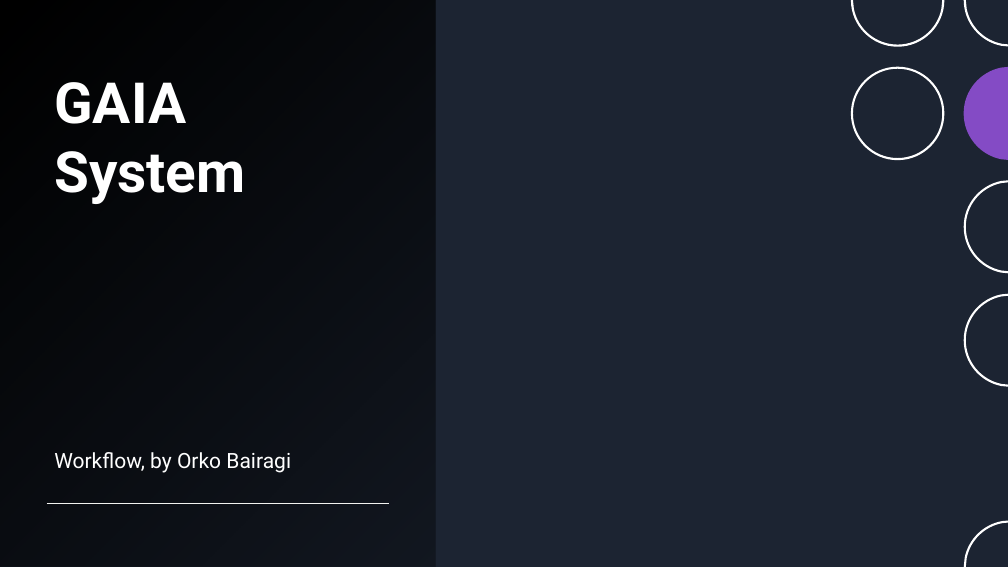
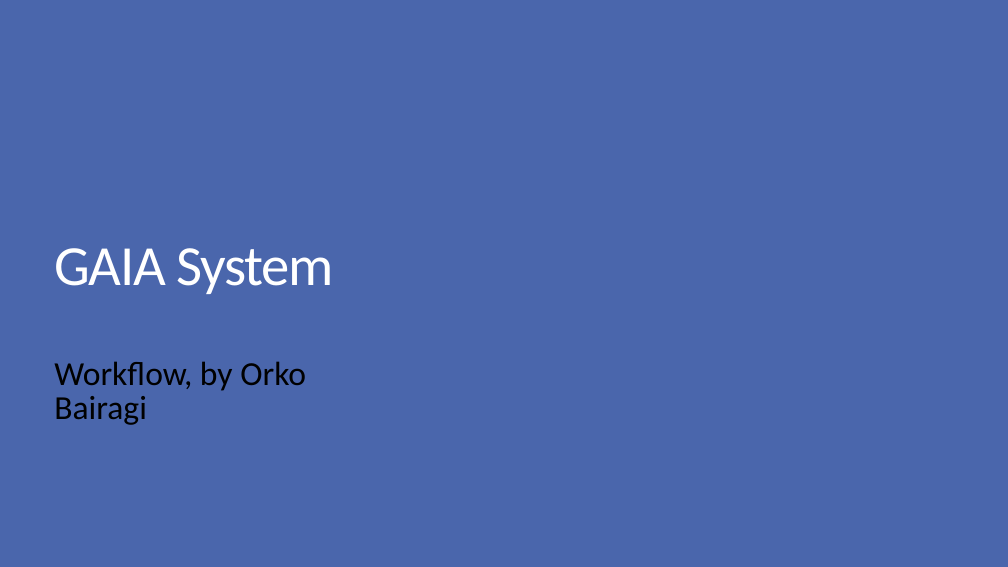
Before and after one commit to Orko24/PLTR_GAIA_4, a slide deck: slide 1 of Workflow/GAIA System.pptx. Drawn at 1008x567 pixels with LibreOffice and Linux fonts; fonts in the diff are those of the drawing; background and template pictures are left out. Boxes give left, top, right and bottom in pixels: in the first picture for what was removed or moved away, otherwise in the second. Text is boxed around its words. In the diff, an @@ line names an element or a change of style, - is before the commit and + after.

```diff
--- a/Workflow/GAIA System.pptx
+++ b/Workflow/GAIA System.pptx
@@ rectangle removed at [0,0,1008,567] @@
@@ rectangle removed at [0,0,436,567] @@
@@ rectangle added at [0,0,1008,567], fill #4A66AC @@
@@ group removed at [513,0,1008,567]: 13 freeform shapes @@
@@ title "GAIA System" at [54,248,334,294]: font Roboto to Calibri, letter spacing 0 to -1.2 pt, bold off; line spacing 1 to 0.8; vertical alignment top to bottom @@
@@ subtitle "Workflow, by Orko Bairagi" at [54,361,306,425]: size 20 to 32 pt, font Roboto to Calibri, text colour #FFFFFF to #000000; line spacing 1 to 0.85; more space between paragraphs; vertical alignment bottom to top @@
@@ line removed from (47, 504) to (389, 504) @@
@@ group removed at [851,0,1008,567]: 7 freeform shapes @@
```
Also in this commit, not shown: 2 other slides changed, 2 slides added, 2 slides removed, 1 other file.
